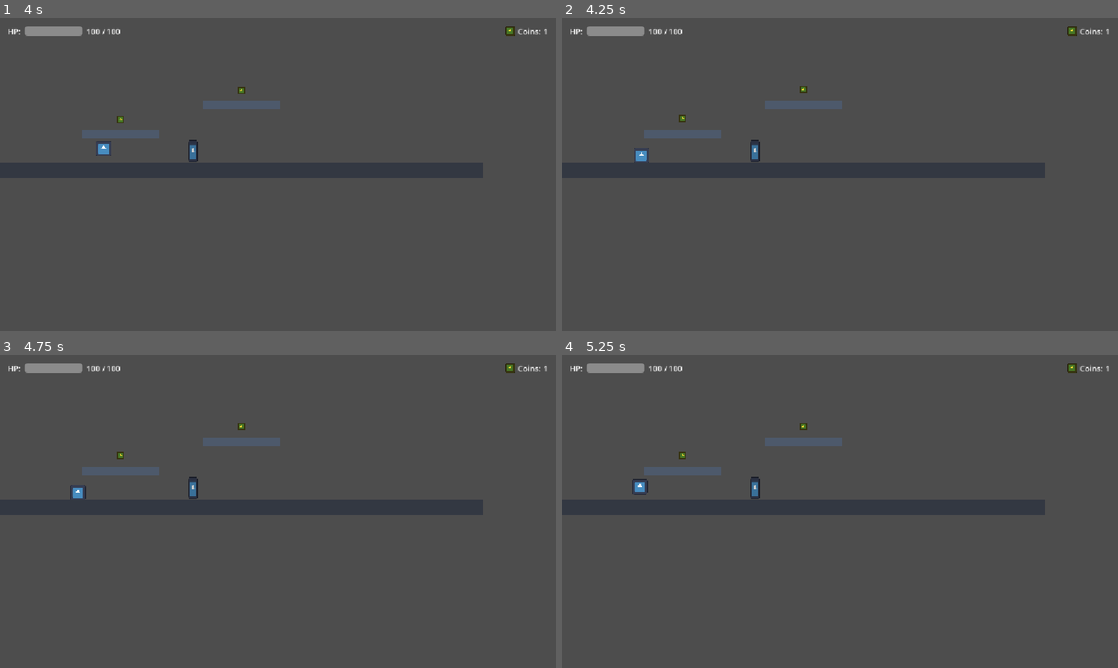
Above: before the commit, frames 1-4 (two rows, left to right).
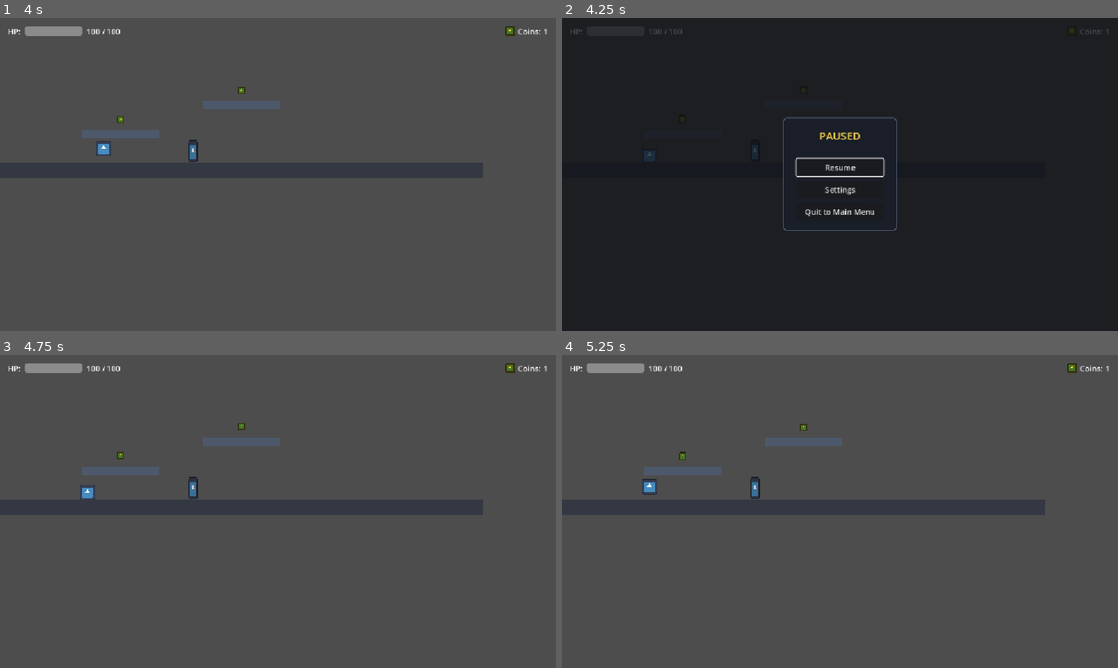
Above: after the commit, the same moments.

Repository: lennonalberto/game-core
Game: Godot game, scene res://scenes/levels/platformer_demo/platformer_demo.tscn
Two runs of this game, one before a commit and one after it. Both use one fixed random seed, a clock stepped at 60 frames per second and the inputs below. The engine's default icon, where the game draws it, is replaced by a stand-in: a white triangle on a blue panel in a dark square.
Inputs (mouse positions are in pixels of both pictures, inside the frame that each line leads up to):
- Up to frame 1 (4 s): tap Enter at 0.5, 3.5 s; move the mouse to (400, 158) at 0.52 s; hold D (move_right) 0.53-1.25 s; hold Shift 0.53-1.25 s; click (400, 158) at 0.67 s; tap Space (jump) at 0.77, 2, 3.77 s; drag from (166, 190) to (77, 130) at 1.27 s; move the mouse to (333, 105) at 2.02 s; hold D (move_right) 2.03-2.75 s; tap Ctrl at 2.1 s; drag from (250, 237) to (122, 118) at 2.77 s; move the mouse to (444, 221) at 3.52 s; hold A (move_left) from 3.53 s (still down); tap H at 3.6 s
- Up to frame 2 (4.25 s): keep holding A (move_left); tap Escape (pause) at 4.15 s
- Up to frame 3 (4.75 s): release A (move_left) at 4.25 s; click (278, 505) at 4.25 s, where only the run after the commit has a clickable "Resume"
- Up to frame 4 (5.25 s): tap Space (jump) at 5 s; drag from (673, 464) to (801, 426) at 5.02 s

Frame 1 is identical in both runs. In frame 2, 100% of the frame differs, in the area x 0-100%, y 0-100%; in frame 3, 0.1%; in frame 4, 0.2%.

Commit message:
feat(ui): implement pause menu overlay and GameManager quit routing
- Add PauseMenu CanvasLayer overlay with process_mode = ALWAYS
- Toggle scene tree pause via "pause" input action and get_tree().paused
- Add Resume, Settings, and Quit to Main Menu buttons with focus grab
- Add GameManager.quit_to_main_menu() to safely unpause and route scene transitions
- Instantiate PauseMenu in platformer_demo.tscn
- Add unit tests in test_pause_menu.gd covering pause freeze, UI interactivity, and decoupling
- Update PLAN.md and AGENTS.md test documentation (65 tests passing)

Diff:
--- a/autoloads/game_manager.gd
+++ b/autoloads/game_manager.gd
@@ -5,3 +5,17 @@
 ## Architectural Rule: Gameplay scenes and UI menus should not switch scenes or
 ## alter top-level game state directly. They request transitions or state changes
 ## via signals or through this manager, keeping tree management in one authoritative place.
+
+const MAIN_MENU_SCENE_PATH: String = "res://scenes/ui/main_menu/main_menu.tscn"
+
+
+## Safely unpauses the game tree and transitions to the main menu scene.
+func quit_to_main_menu() -> void:
+	if get_tree().paused:
+		get_tree().paused = false
+		EventBus.game_paused.emit(false)
+
+	if ResourceLoader.exists(MAIN_MENU_SCENE_PATH):
+		get_tree().change_scene_to_file(MAIN_MENU_SCENE_PATH)
+	else:
+		push_warning("Main menu scene does not exist yet at: %s" % MAIN_MENU_SCENE_PATH)
--- a/scenes/levels/platformer_demo/platformer_demo.tscn
+++ b/scenes/levels/platformer_demo/platformer_demo.tscn
@@ -6,6 +6,7 @@
 [ext_resource type="PackedScene" path="res://scenes/entities/checkpoint/checkpoint.tscn" id="4_cp"]
 [ext_resource type="PackedScene" path="res://scenes/ui/hud/hud.tscn" id="5_hud"]
 [ext_resource type="PackedScene" path="res://scenes/ui/achievement_popup/achievement_popup.tscn" id="6_popup"]
+[ext_resource type="PackedScene" path="res://scenes/ui/pause_menu/pause_menu.tscn" id="7_pause"]
 
 [sub_resource type="RectangleShape2D" id="RectangleShape2D_floor"]
 size = Vector2(1000, 32)
@@ -88,3 +89,5 @@
 [node name="HUD" parent="." instance=ExtResource("5_hud")]
 
 [node name="AchievementPopup" parent="." instance=ExtResource("6_popup")]
+
+[node name="PauseMenu" parent="." instance=ExtResource("7_pause")]
--- /dev/null
+++ b/scenes/ui/pause_menu/pause_menu.gd
@@ -0,0 +1,97 @@
+class_name PauseMenu
+extends CanvasLayer
+
+## Pause menu overlay and coordinator.
+##
+## Architectural Rule: Pauses the game tree via get_tree().paused, keeping the
+## pause menu interactive via process_mode = PROCESS_MODE_ALWAYS.
+## Emits EventBus.game_paused so gameplay systems and audio can react.
+
+signal resume_requested
+signal settings_requested
+signal quit_requested
+
+@export var pause_action: String = "pause"
+
+@onready var backdrop: Control = %Backdrop
+@onready var resume_button: Button = %ResumeButton
+@onready var settings_button: Button = %SettingsButton
+@onready var quit_button: Button = %QuitButton
+
+
+func _ready() -> void:
+	process_mode = Node.PROCESS_MODE_ALWAYS
+	visible = false
+
+	if resume_button:
+		resume_button.pressed.connect(_on_resume_button_pressed)
+	if settings_button:
+		settings_button.pressed.connect(_on_settings_button_pressed)
+	if quit_button:
+		quit_button.pressed.connect(_on_quit_button_pressed)
+
+
+func _unhandled_input(event: InputEvent) -> void:
+	if event.is_action_pressed(pause_action):
+		toggle_pause()
+		get_viewport().set_input_as_handled()
+
+
+## Pauses the scene tree, displays the overlay, and focuses the resume button.
+func open_pause_menu() -> void:
+	get_tree().paused = true
+	visible = true
+
+	if resume_button:
+		resume_button.grab_focus()
+
+	EventBus.game_paused.emit(true)
+
+
+## Unpauses the scene tree and hides the overlay.
+func close_pause_menu() -> void:
+	get_tree().paused = false
+	visible = false
+
+	EventBus.game_paused.emit(false)
+	resume_requested.emit()
+
+
+## Toggles pause state.
+func toggle_pause() -> void:
+	if is_paused():
+		close_pause_menu()
+	else:
+		open_pause_menu()
+
+
+func _on_resume_button_pressed() -> void:
+	close_pause_menu()
+
+
+func _on_settings_button_pressed() -> void:
+	settings_requested.emit()
+
+
+func _on_quit_button_pressed() -> void:
+	close_pause_menu()
+	quit_requested.emit()
+	GameManager.quit_to_main_menu()
+
+
+# --- Public Query API (for verification and tests) ---
+
+func is_paused() -> bool:
+	return get_tree().paused and visible
+
+
+func get_resume_button() -> Button:
+	return resume_button
+
+
+func get_settings_button() -> Button:
+	return settings_button
+
+
+func get_quit_button() -> Button:
+	return quit_button
--- /dev/null
+++ b/scenes/ui/pause_menu/pause_menu.tscn
@@ -0,0 +1,81 @@
+[gd_scene load_steps=3 format=3]
+
+[ext_resource type="Script" path="res://scenes/ui/pause_menu/pause_menu.gd" id="1_pause"]
+
+[sub_resource type="StyleBoxFlat" id="StyleBoxFlat_panel"]
+content_margin_left = 28.0
+content_margin_top = 22.0
+content_margin_right = 28.0
+content_margin_bottom = 22.0
+bg_color = Color(0.1, 0.12, 0.16, 0.95)
+border_width_left = 2
+border_width_top = 2
+border_width_right = 2
+border_width_bottom = 2
+border_color = Color(0.35, 0.4, 0.5, 0.8)
+corner_radius_top_left = 8
+corner_radius_top_right = 8
+corner_radius_bottom_right = 8
+corner_radius_bottom_left = 8
+
+[node name="PauseMenu" type="CanvasLayer"]
+process_mode = 3
+layer = 20
+visible = false
+script = ExtResource("1_pause")
+
+[node name="Backdrop" type="ColorRect" parent="."]
+unique_name_in_owner = true
+anchors_preset = 15
+anchor_right = 1.0
+anchor_bottom = 1.0
+grow_horizontal = 2
+grow_vertical = 2
+color = Color(0.05, 0.06, 0.08, 0.75)
+
+[node name="CenterContainer" type="CenterContainer" parent="."]
+anchors_preset = 15
+anchor_right = 1.0
+anchor_bottom = 1.0
+grow_horizontal = 2
+grow_vertical = 2
+
+[node name="PanelContainer" type="PanelContainer" parent="CenterContainer"]
+layout_mode = 2
+theme_override_styles/panel = SubResource("StyleBoxFlat_panel")
+
+[node name="VBoxContainer" type="VBoxContainer" parent="CenterContainer/PanelContainer"]
+layout_mode = 2
+theme_override_constants/separation = 14
+
+[node name="TitleLabel" type="Label" parent="CenterContainer/PanelContainer/VBoxContainer"]
+layout_mode = 2
+theme_override_colors/font_color = Color(1, 0.85, 0.3, 1)
+theme_override_font_sizes/font_size = 22
+text = "PAUSED"
+horizontal_alignment = 1
+
+[node name="HSeparator" type="HSeparator" parent="CenterContainer/PanelContainer/VBoxContainer"]
+layout_mode = 2
+
+[node name="ButtonsContainer" type="VBoxContainer" parent="CenterContainer/PanelContainer/VBoxContainer"]
+layout_mode = 2
+theme_override_constants/separation = 10
+
+[node name="ResumeButton" type="Button" parent="CenterContainer/PanelContainer/VBoxContainer/ButtonsContainer"]
+unique_name_in_owner = true
+custom_minimum_size = Vector2(180, 36)
+layout_mode = 2
+text = "Resume"
+
+[node name="SettingsButton" type="Button" parent="CenterContainer/PanelContainer/VBoxContainer/ButtonsContainer"]
+unique_name_in_owner = true
+custom_minimum_size = Vector2(180, 36)
+layout_mode = 2
+text = "Settings"
+
+[node name="QuitButton" type="Button" parent="CenterContainer/PanelContainer/VBoxContainer/ButtonsContainer"]
+unique_name_in_owner = true
+custom_minimum_size = Vector2(180, 36)
+layout_mode = 2
+text = "Quit to Main Menu"
--- /dev/null
+++ b/tests/unit/test_pause_menu.gd
@@ -0,0 +1,151 @@
+extends GutTest
+
+## Unit tests for PauseMenu overlay, scene tree pausing, interactive buttons, and decoupling.
+
+const PAUSE_MENU_SCENE_PATH: String = "res://scenes/ui/pause_menu/pause_menu.tscn"
+
+
+func after_each() -> void:
+	# Ensure tree pause state is reset between tests
+	get_tree().paused = false
+
+
+func test_pause_menu_initial_state() -> void:
+	var scene: PackedScene = load(PAUSE_MENU_SCENE_PATH)
+	assert_not_null(scene, "PauseMenu scene should load")
+
+	var pause_menu: PauseMenu = scene.instantiate() as PauseMenu
+	add_child_autofree(pause_menu)
+
+	assert_false(pause_menu.visible, "PauseMenu should initially be hidden")
+	assert_false(get_tree().paused, "Scene tree should initially not be paused")
+	assert_false(pause_menu.is_paused(), "is_paused() should return false initially")
+	assert_not_null(pause_menu.get_resume_button(), "Resume button should be present")
+	assert_not_null(pause_menu.get_settings_button(), "Settings button should be present")
+	assert_not_null(pause_menu.get_quit_button(), "Quit button should be present")
+
+
+func test_open_pause_menu_freezes_tree_and_shows_ui() -> void:
+	var scene: PackedScene = load(PAUSE_MENU_SCENE_PATH)
+	var pause_menu: PauseMenu = scene.instantiate() as PauseMenu
+	add_child_autofree(pause_menu)
+	watch_signals(EventBus)
+
+	pause_menu.open_pause_menu()
+
+	assert_true(get_tree().paused, "Scene tree should be paused")
+	assert_true(pause_menu.visible, "PauseMenu should be visible")
+	assert_true(pause_menu.is_paused(), "is_paused() should return true")
+	assert_signal_emitted_with_parameters(EventBus, "game_paused", [true])
+	assert_true(pause_menu.get_resume_button().has_focus(), "Resume button should grab focus")
+
+
+func test_close_pause_menu_unfreezes_tree_and_hides_ui() -> void:
+	var scene: PackedScene = load(PAUSE_MENU_SCENE_PATH)
+	var pause_menu: PauseMenu = scene.instantiate() as PauseMenu
+	add_child_autofree(pause_menu)
+
+	pause_menu.open_pause_menu()
+	assert_true(get_tree().paused)
+
+	watch_signals(EventBus)
+	watch_signals(pause_menu)
+
+	pause_menu.close_pause_menu()
+
+	assert_false(get_tree().paused, "Scene tree should be unpaused")
+	assert_false(pause_menu.visible, "PauseMenu should be hidden")
+	assert_false(pause_menu.is_paused(), "is_paused() should return false")
+	assert_signal_emitted_with_parameters(EventBus, "game_paused", [false])
+	assert_signal_emitted(pause_menu, "resume_requested")
+
+
+func test_toggle_pause() -> void:
+	var scene: PackedScene = load(PAUSE_MENU_SCENE_PATH)
+	var pause_menu: PauseMenu = scene.instantiate() as PauseMenu
+	add_child_autofree(pause_menu)
+
+	pause_menu.toggle_pause()
+	assert_true(pause_menu.is_paused(), "First toggle should pause")
+	assert_true(get_tree().paused)
+
+	pause_menu.toggle_pause()
+	assert_false(pause_menu.is_paused(), "Second toggle should resume")
+	assert_false(get_tree().paused)
+
+
+func test_resume_button_press() -> void:
+	var scene: PackedScene = load(PAUSE_MENU_SCENE_PATH)
+	var pause_menu: PauseMenu = scene.instantiate() as PauseMenu
+	add_child_autofree(pause_menu)
+
+	pause_menu.open_pause_menu()
+	assert_true(pause_menu.is_paused())
+
+	watch_signals(pause_menu)
+	pause_menu.get_resume_button().emit_signal("pressed")
+
+	assert_false(get_tree().paused, "Pressing resume button should unpause")
+	assert_false(pause_menu.visible, "Pressing resume button should hide menu")
+	assert_signal_emitted(pause_menu, "resume_requested")
+
+
+func test_settings_button_press() -> void:
+	var scene: PackedScene = load(PAUSE_MENU_SCENE_PATH)
+	var pause_menu: PauseMenu = scene.instantiate() as PauseMenu
+	add_child_autofree(pause_menu)
+
+	watch_signals(pause_menu)
+	pause_menu.get_settings_button().emit_signal("pressed")
+
+	assert_signal_emitted(pause_menu, "settings_requested")
+
+
+func test_quit_button_press() -> void:
+	var scene: PackedScene = load(PAUSE_MENU_SCENE_PATH)
+	var pause_menu: PauseMenu = scene.instantiate() as PauseMenu
+	add_child_autofree(pause_menu)
+
+	pause_menu.open_pause_menu()
+	assert_true(get_tree().paused)
+
+	watch_signals(pause_menu)
+	pause_menu.get_quit_button().emit_signal("pressed")
+
+	assert_false(get_tree().paused, "Quit button must unpause the tree")
+	assert_false(pause_menu.visible, "Quit button should hide the menu")
+	assert_signal_emitted(pause_menu, "quit_requested")
+
+
+func test_gameplay_frozen_while_pause_menu_interactive() -> void:
+	var scene: PackedScene = load(PAUSE_MENU_SCENE_PATH)
+	var pause_menu: PauseMenu = scene.instantiate() as PauseMenu
+	add_child_autofree(pause_menu)
+
+	var dummy_gameplay_node: Node = Node.new()
+	dummy_gameplay_node.process_mode = Node.PROCESS_MODE_PAUSABLE
+	add_child_autofree(dummy_gameplay_node)
+
+	# Before pause: both can process
+	assert_true(dummy_gameplay_node.can_process(), "Gameplay node can process before pause")
+	assert_true(pause_menu.can_process(), "PauseMenu can process")
+
+	pause_menu.open_pause_menu()
+
+	# While paused: gameplay node cannot process, but pause menu can process
+	assert_false(dummy_gameplay_node.can_process(), "Gameplay node is frozen while paused")
+	assert_true(pause_menu.can_process(), "PauseMenu remains interactive while paused")
+
+	# Pause menu is fully interactive: pressing resume works while tree is paused
+	pause_menu.get_resume_button().emit_signal("pressed")
+	assert_false(get_tree().paused, "Tree unpaused successfully via button while frozen")
+	assert_true(dummy_gameplay_node.can_process(), "Gameplay node can process again after resume")
+
+
+func test_decoupling_rules() -> void:
+	var scene: PackedScene = load(PAUSE_MENU_SCENE_PATH)
+	var pause_menu: PauseMenu = scene.instantiate() as PauseMenu
+	add_child_autofree(pause_menu)
+
+	assert_false("player" in pause_menu, "PauseMenu must not hold a direct player reference")
+	assert_false("level" in pause_menu, "PauseMenu must not hold a direct level reference")
Not shown: 1 places in scenes/levels/platformer_demo/platformer_demo.tscn that only renumber resources
Not shown, added: scenes/ui/pause_menu/pause_menu.gd.uid
Not shown, added: tests/unit/test_pause_menu.gd.uid
Not shown, changed: AGENTS.md
Not shown, changed: PLAN.md
